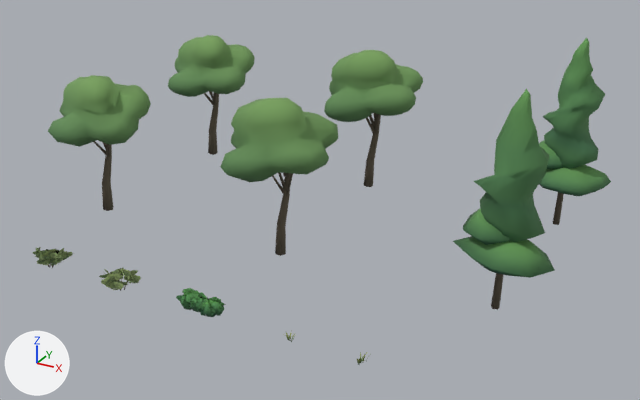
An edit to the Blender file apps/desktop/e2e/fixtures/world-base/assets/station-foliage-2026-11-27/station-foliage.blend, drawn before and after from the same camera.
The view is the same before and after, from a 50 mm lens placed at (18.7, -34.3, 18.1), pointed at (1.1, -2.4, 2.2). Lighting does not change. The marker at lower left points along +X, +Y and +Z. The picture after the commit comes second.

Objects in the first picture: 'canopy-a', 'canopy-a-far', 'canopy-b', 'canopy-b-far', 'edge-hedge', 'station-cedar', 'station-cedar-far' and 3 more.
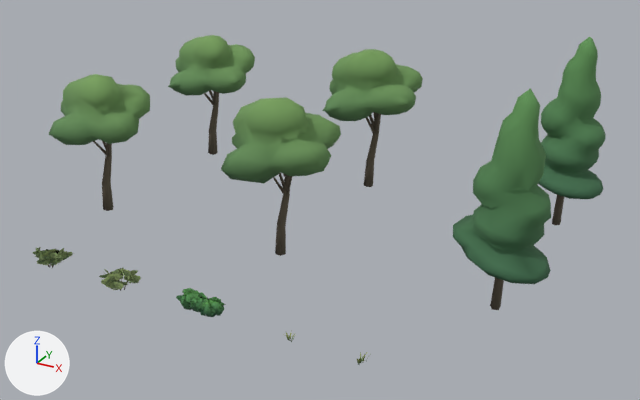
Where the change shows, as pixel boxes (x1, y1, x2, y2) in the pictures (640 x 400 px; the box of a moved part takes in the faces that stretch with it):
'station-cedar-far', reshaped
    before: (453, 89, 555, 310)
    after: (453, 88, 551, 310)
'canopy-b-far', reshaped
    before: (220, 98, 338, 256)
    after: (221, 97, 341, 256)
'station-cedar', reshaped
    before: (539, 37, 611, 225)
    after: (538, 37, 606, 226)
part 1 of me_broadleaf_smooth_crown_003, moved or reshaped
    before: (220, 99, 338, 182)
    after: (221, 98, 341, 184)
part 2 of me_cedar_canopy_planes, rebuilt
    before: (543, 37, 605, 169)
    after: (538, 37, 606, 199)
part 3 of me_cedar_canopy_planes, deleted (green)
    before: (539, 165, 611, 196)
part 4 of me_cedar_canopy_planes, deleted
    before: (539, 140, 563, 170)
part 5 of me_cedar_canopy_planes_001, rebuilt (29% wider, 28% taller)
    before: (474, 89, 550, 242)
    after: (453, 88, 551, 284)
part 6 of me_cedar_canopy_planes_001, deleted (green)
    before: (453, 236, 555, 278)
part 7 of me_cedar_canopy_planes_001, deleted (green)
    before: (463, 208, 511, 245)

The edits, one by one:
me_broadleaf_smooth_crown_003 has 98 vertices, 192 faces and spans x -2.42..2.61, y -2.18..2.4, z 3.71..7.35.
me_broadleaf_smooth_crown_003 is used by ob_broadleaf_smooth_crown_003; location (0.0, 0.0, 0.0).
me_broadleaf_smooth_crown_003 part 1: the whole mesh is rebuilt.
me_cedar_canopy_planes is used by ob_cedar_canopy_planes; location (0.0, 0.0, 0.0).
me_cedar_canopy_planes had 422 vertices, 464 faces and spanned x -1.81..2.17, y -1.92..1.74, z 1.87..9.02.
me_cedar_canopy_planes now has 402 vertices, 800 faces and spans x -1.99..1.99, y -1.86..1.8, z 1.87..9.02.
me_cedar_canopy_planes part 2: the loose piece of 258 vertices spanning x -1.22..1.57, y -1.26..1.74, z 2.92..9.02 is rebuilt with 402 vertices and now spans x -1.99..1.99, y -1.86..1.8, z 1.87..9.02.
me_cedar_canopy_planes part 3: the loose piece of 82 vertices spanning x -1.81..2.17, y -1.92..1.04, z 1.87..3.28 is deleted.
me_cedar_canopy_planes part 4: the loose piece of 82 vertices spanning x -1.56..0.82, y -1.28..1.65, z 2.66..4.05 is deleted.
me_cedar_canopy_planes_001 is used by ob_cedar_canopy_planes_001; location (0.0, 0.0, 0.0).
me_cedar_canopy_planes_001 had 134 vertices, 152 faces and spanned x -1.86..2.23, y -1.77..1.61, z 1.87..9.02.
me_cedar_canopy_planes_001 now has 130 vertices, 256 faces and spans x -2.04..2.05, y -1.71..1.67, z 1.86..9.02.
me_cedar_canopy_planes_001 part 5: the loose piece of 82 vertices spanning x -1.33..1.59, y -1.16..1.61, z 2.95..9.02 is rebuilt with 130 vertices and now spans x -2.04..2.05, y -1.71..1.67, z 1.86..9.02.
me_cedar_canopy_planes_001 part 6: the loose piece of 26 vertices spanning x -1.86..2.23, y -1.77..0.88, z 1.87..3.28 is deleted.
me_cedar_canopy_planes_001 part 7: the loose piece of 26 vertices spanning x -1.71..0.9, y -1.18..1.26, z 2.66..4.05 is deleted.
